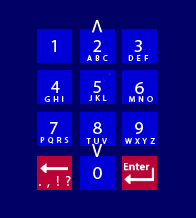
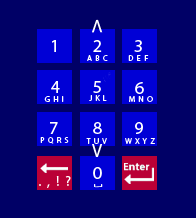
Layer changes from the first 196 × 218 image to the second:
added layer "l l" above "_" over box(94, 184, 103, 187)
added layer "_" above "Layer 15" over box(94, 186, 102, 188)
